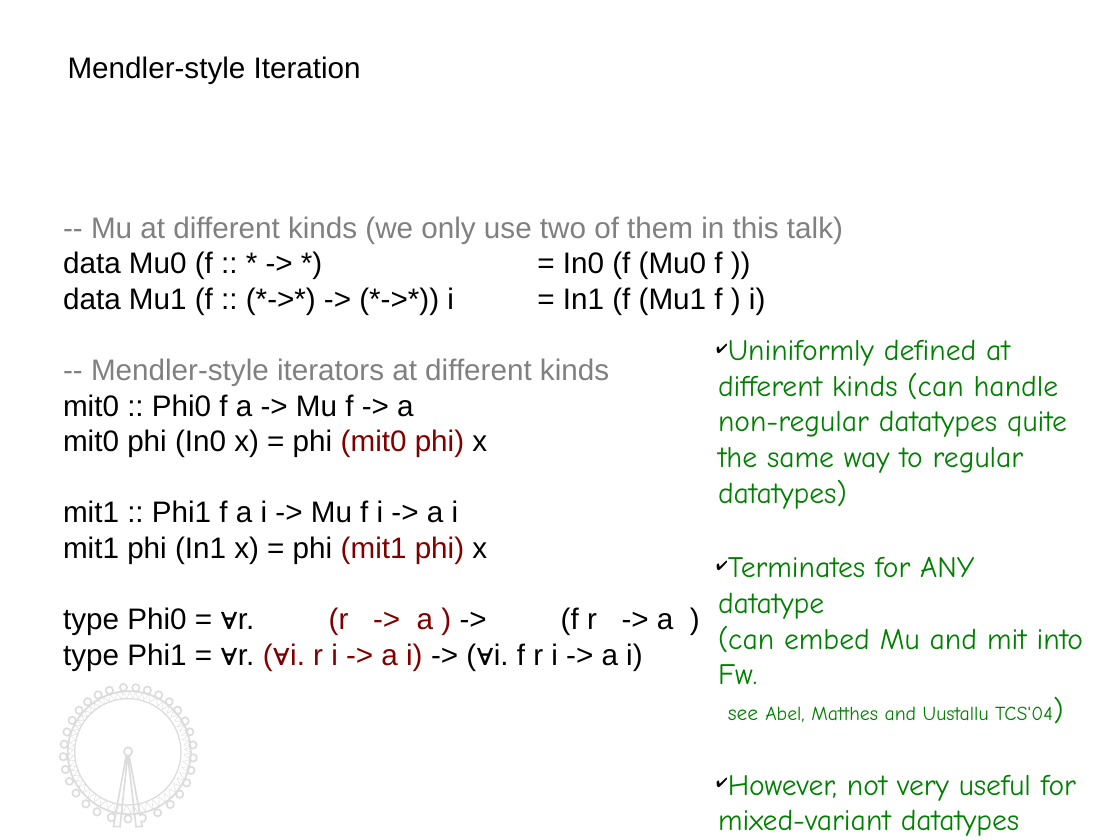
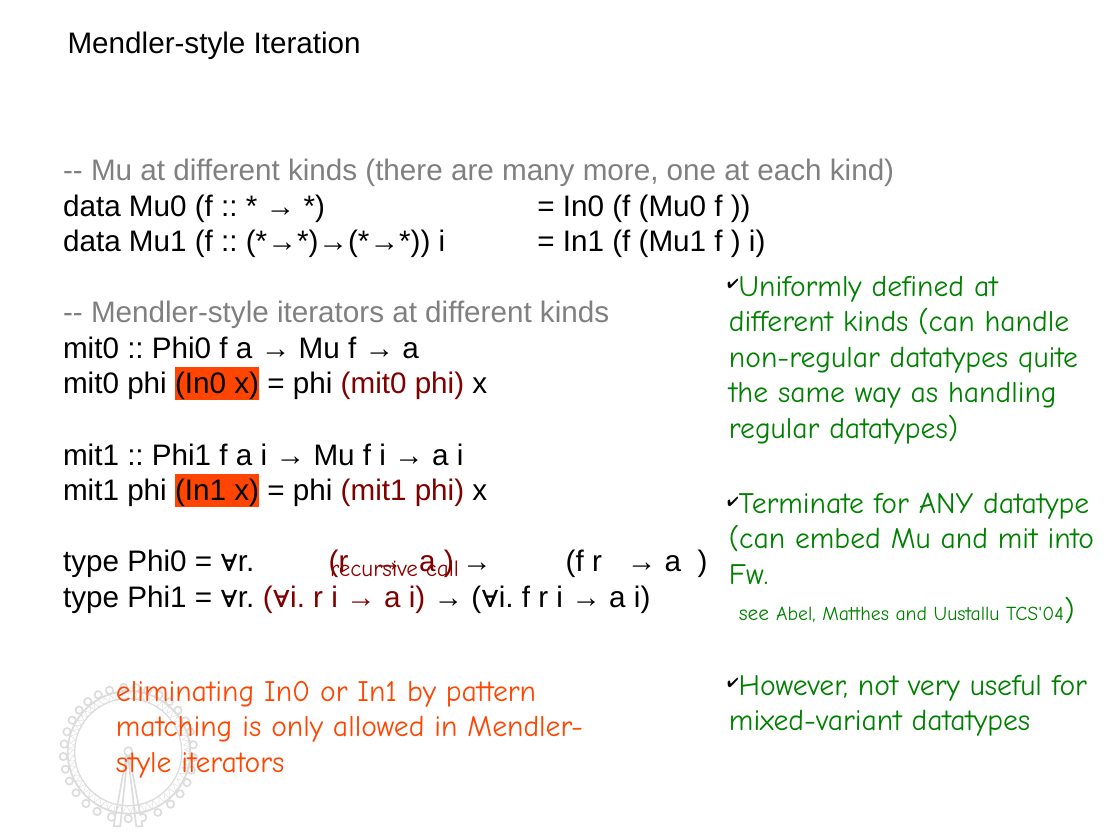
Before and after one commit to kyagrd/nax, a slide deck: slide 7 of trunk/draft/TYPES13/ppt/myslide.odp. Drawn at 1120x840 pixels with LibreOffice and Linux fonts; fonts in the diff are those of the drawing. Boxes give left, top, right and bottom in pixels: in the first picture for what was removed or moved away, otherwise in the second. Text is boxed around its words. In the diff, an @@ line names an element or a change of style, - is before the commit and + after.

```diff
--- a/trunk/draft/TYPES13/ppt/myslide.odp
+++ b/trunk/draft/TYPES13/ppt/myslide.odp
@@ text "Mendler-style Iteration": place and size @@
-text "Mendler-style Iteration" at box(68, 56, 361, 84)
+text "Mendler-style Iteration" at box(68, 31, 361, 59)
@@ text "-- Mu at different kinds ...": place and size @@
-text "-- Mu at different kinds ..." at box(63, 216, 843, 670)
+text "-- Mu at different kinds ..." at box(63, 158, 894, 613)
@@ text at box(63, 158, 894, 257): text changed @@
--- Mu at different kinds (we only use two of them in this talk)
-data Mu0 (f :: * -> *) = In0 (f (Mu0 f ))
-data Mu1 (f :: (*->*) -> (*->*)) i = In1 (f (Mu1 f ) i)
+-- Mu at different kinds (there are many more, one at each kind)
+data Mu0 (f :: * → *) = In0 (f (Mu0 f ))
+data Mu1 (f :: (*→*)→(*→*)) i = In1 (f (Mu1 f ) i)
@@ text "Uniformly defined at different kinds ...": place and size @@
-text "Uniformly defined at different kinds ..." at box(718, 339, 1083, 836)
+text "Uniformly defined at different kinds ..." at box(729, 275, 1094, 736)
@@ text at box(729, 275, 1094, 622): text changed @@
-✔ Uniniformly defined at different kinds (can handle non-regular datatypes quite the same way to regular datatypes)
-✔ Terminates for ANY datatype
-  (can embed Mu and mit into Fw.
-  see Abel, Matthes and Uustallu TCS'04)
+✔ Uniformly defined at different kinds (can handle non-regular datatypes quite the same way as handling regular datatypes)
+✔ Terminate for ANY datatype
+  (can embed Mu and mit into Fw.
+  see Abel, Matthes and Uustallu TCS'04)
@@ text at box(63, 336, 418, 359): text changed @@
-mit0 :: Phi0 f a -> Mu f -> a
+mit0 :: Phi0 f a → Mu f → a
@@ text at box(63, 371, 487, 506): highlight none to #FF4500 in "(In0 x)", "(In1 x)" @@
@@ text at box(63, 443, 464, 466): text changed @@
-mit1 :: Phi1 f a i -> Mu f i -> a i
+mit1 :: Phi1 f a i → Mu f i → a i
@@ text at box(63, 549, 681, 613): text changed @@
-type Phi0 = ∀r. (r -> a ) -> (f r -> a )
-type Phi1 = ∀r. (∀i. r i -> a i) -> (∀i. f r i -> a i)
+type Phi0 = ∀r. (r → a ) → (f r → a )
+type Phi1 = ∀r. (∀i. r i → a i) → (∀i. f r i → a i)
@@ text added at box(330, 556, 459, 577), 14 pt, text #8B0000 @@
+recursive call
@@ text added at box(116, 681, 583, 778), 18 pt, text #FF4500 @@
+eliminating In0 or In1 by pattern matching is only allowed in Mendler-style iterators
@@ outline redrawn in 3 elements at box(68, 692, 191, 814), box(59, 685, 197, 827), box(68, 692, 190, 814) @@
```
Also in this commit, not shown: 12 other slides changed, 4 slides added, 2 slides removed, 2 other files.
